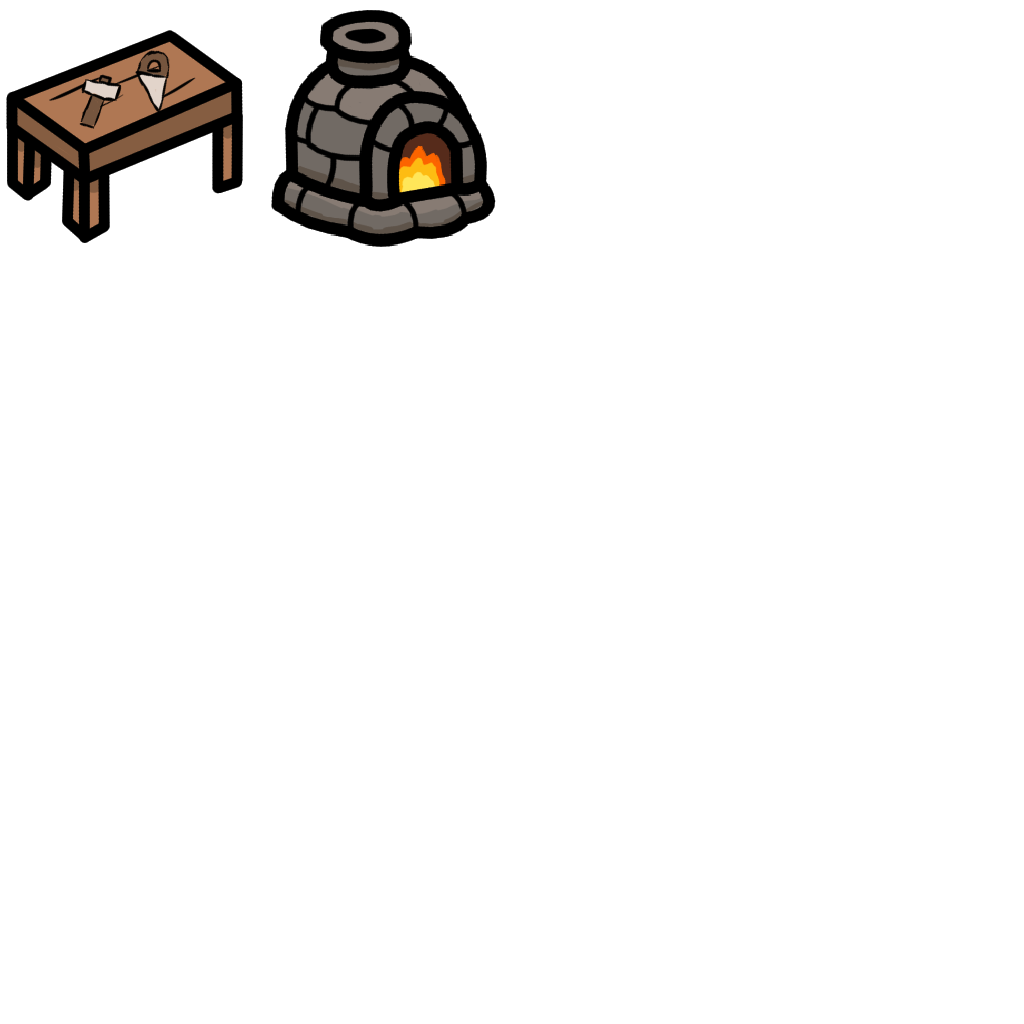
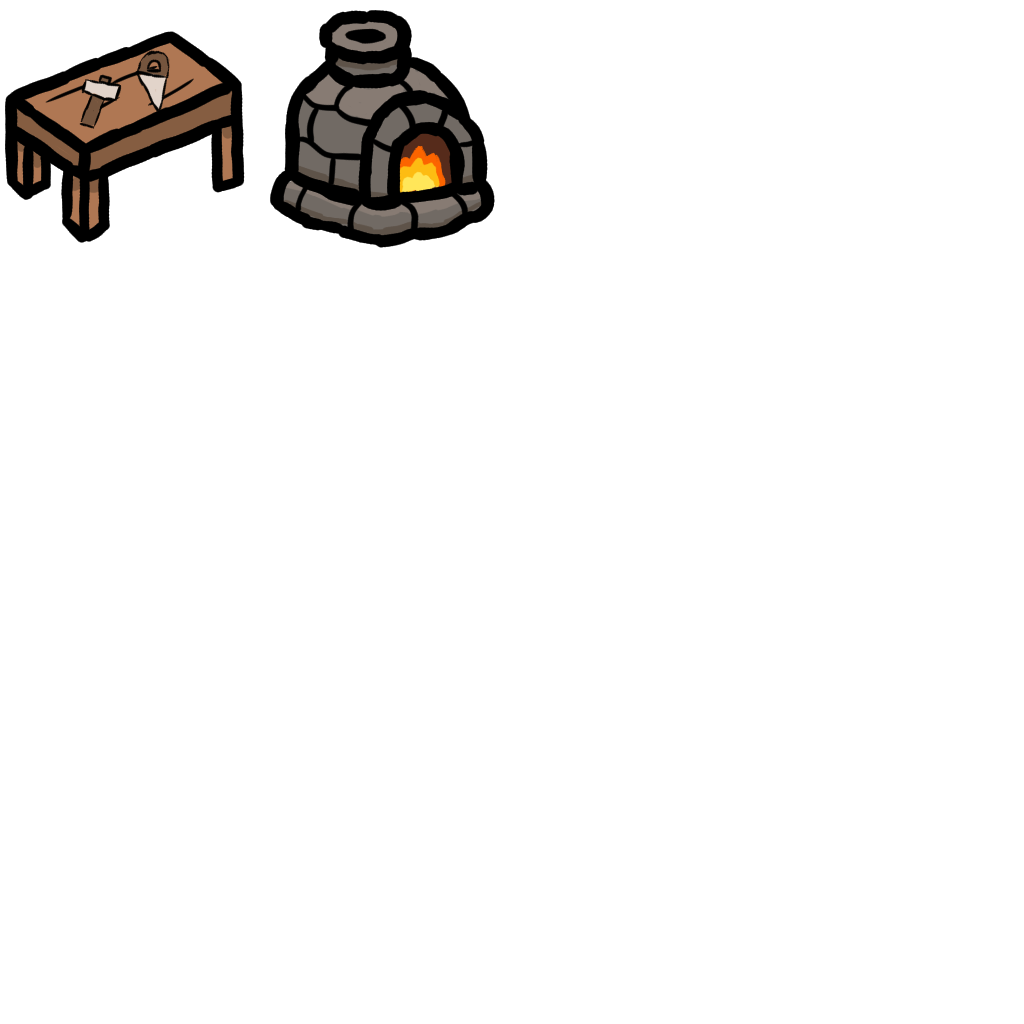
Layers edited between the first and the second (1024, 1024) image:
painted on "Outline" (1st of 2, in "Forge") over [270, 10, 496, 248]
"Shading" (1st of 2, in "Forge"): opacity 100% → 99%, painted on it over [270, 10, 496, 248]
painted on "Color" (1st of 2, in "Forge") over [270, 10, 496, 248]
painted on "Outline" (2nd of 2, in "WorkShop") over [5, 30, 245, 243]
